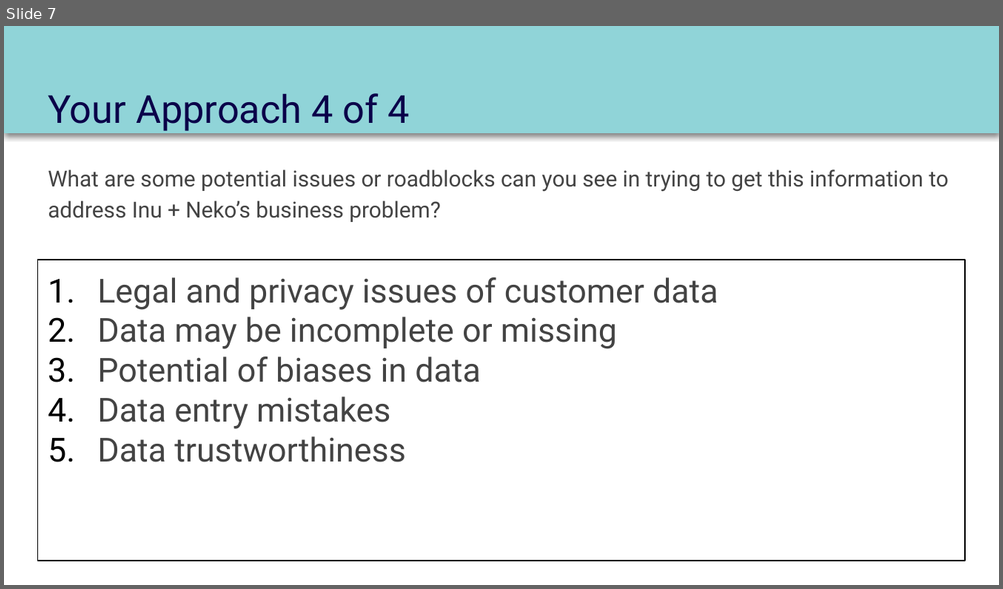
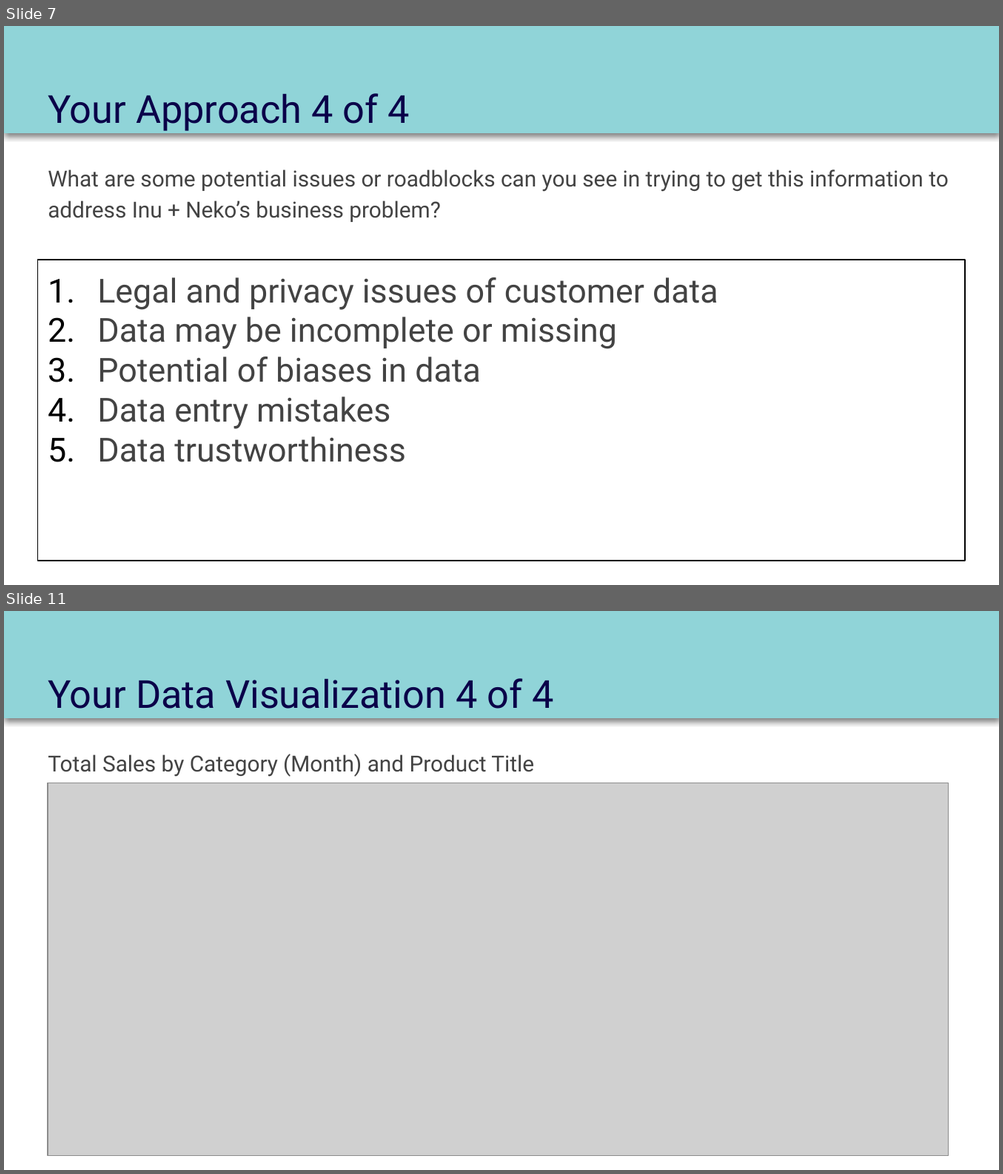
Before and after one commit to dennislamcv1/MetaMarketingAnalytics, a slide deck: Introduction to Data Analytics/Course 2 Capstone Deck.pptx. Shown one above the other, each under a label of ours: slide 7 before the commit, slides 7 and 11 after it; the slides between them are not shown. The pictures are 1003x589 and 1003x1174 pixels, drawn with LibreOffice and Linux fonts; fonts in the diff are those of the drawing; grey boxes stand for pictures. Boxes give left, top, right and bottom in pixels: in the first picture for what was removed or moved away, otherwise in the second. Text is boxed around its words. In the diff, an @@ line names an element or a change of style, - is before the commit and + after.

```diff
--- a/Introduction to Data Analytics/Course 2 Capstone Deck.pptx
+++ b/Introduction to Data Analytics/Course 2 Capstone Deck.pptx
@@ slide 11 added at bbox=[4, 611, 999, 1170], background #FFFFFF; not listed: 1 template element that a slide beside it also shows @@
@@ title added at bbox=[48, 678, 553, 709], 28 pt, text #0A0049 @@
+Your Data Visualization 4 of 4
@@ text added at bbox=[48, 754, 534, 777], 16 pt, text #434343 @@
+Total Sales by Category (Month) and Product Title
@@ picture added at bbox=[48, 783, 948, 1156] @@
```
Also in this commit, not shown: 11 slides changed, 1 other slide added, 2 slides removed, 7 other files.
